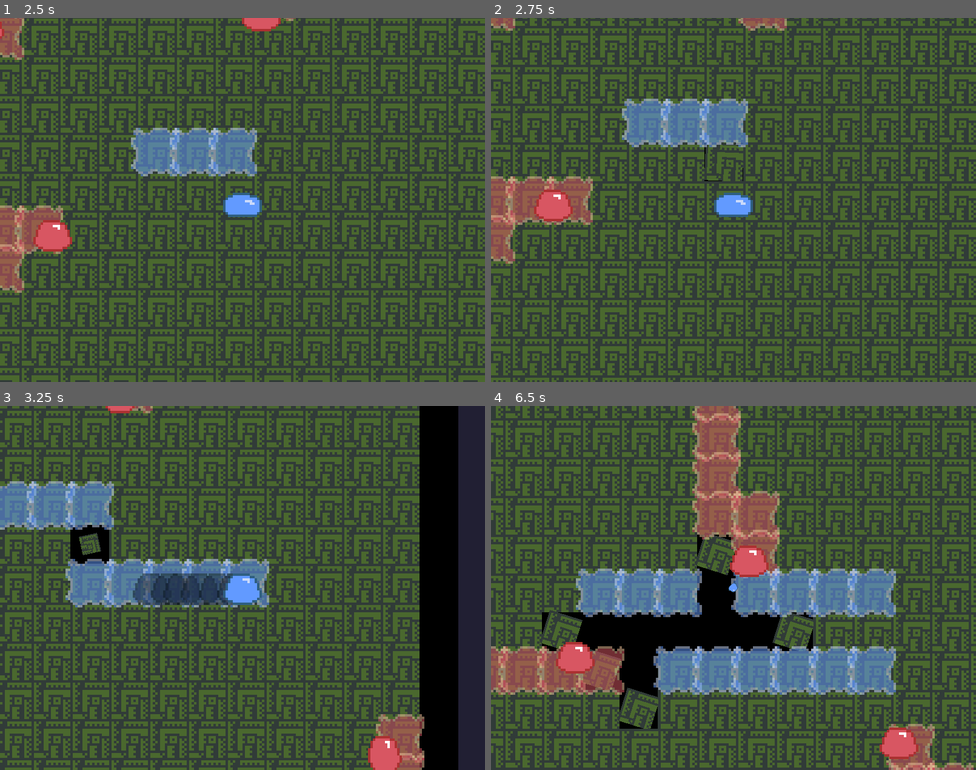
Above: before the commit, frames 1-4 (two rows, left to right).
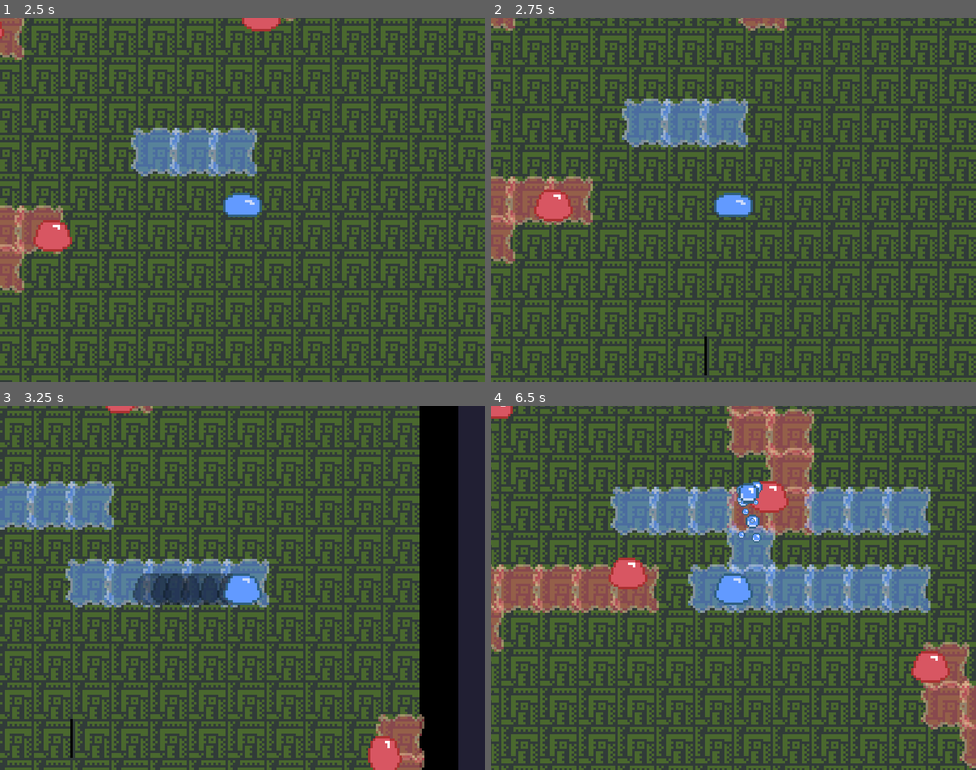
Above: after the commit, the same moments.

Repository: svntax/LD42-ROOS
Game: Godot game, scene res://Scenes/main_menu.tscn
The game is run twice, just before and just after one commit, with the same random seed, the same clock (stepped at 60 frames per second) and the same inputs.
Inputs (mouse positions are in pixels of both pictures, inside the frame that each line leads up to):
- Up to frame 1 (2.5 s): click "Start" at 0.5 s; move the mouse to (349, 181) at 1.27 s; hold Right (MOVE_RIGHT) 1.28-2.03 s; hold Shift (PLACE_SLIME) 1.28-2.03 s; tap R (MELT_TILE) at 1.35, 2.3 s; move the mouse to (145, 218) at 2.02 s; hold S (MOVE_DOWN) from 2.03 s (still down); tap Shift (PLACE_SLIME) at 2.1 s
- Up to frame 2 (2.75 s): keep holding S (MOVE_DOWN)
- Up to frame 3 (3.25 s): move the mouse to (291, 507) at 2.77 s; release S (MOVE_DOWN) at 2.78 s; hold Right (MOVE_RIGHT) from 2.78 s (still down); hold Shift (PLACE_SLIME) from 2.78 s (still down); tap Space (DASH) at 2.85 s
- Up to frame 4 (6.5 s): move the mouse to (709, 660) at 3.52 s; release Right (MOVE_RIGHT) at 3.53 s; release Shift (PLACE_SLIME) at 3.53 s; hold W (MOVE_UP) 3.53-4.28 s; tap R (MELT_TILE) at 3.6, 5.3 s; move the mouse to (879, 642) at 4.27 s; hold Shift (PLACE_SLIME) 4.28-5.03 s; hold A (MOVE_LEFT) 4.28-5.78 s; move the mouse to (588, 533) at 5.02 s; tap T (SHOOT_SLIME) at 5.1 s; move the mouse to (757, 588) at 5.77 s; hold S (MOVE_DOWN) from 5.78 s (still down); hold Shift (PLACE_SLIME) from 5.78 s (still down); click (757, 588) at 5.85 s

Frame 1 is identical in both runs. In frame 2, 0.5% of the frame differs, in the area x 44-52%, y 34-99%; in frame 3, 1.1%; in frame 4, 75%, in the area x 0-100%, y 0-100%.

Commit message:
Add tile falling system

Diff:
--- a/Scenes/arena.tscn
+++ b/Scenes/arena.tscn
@@ -114,3 +114,12 @@
 [node name="CollisionShape2D" type="CollisionShape2D" parent="StaticBody2D4" index="0"]
 
 shape = SubResource( 4 )
+
+[node name="DropTileTimer" type="Timer" parent="." index="5"]
+
+process_mode = 1
+wait_time = 10.0
+one_shot = false
+autostart = false
+
+[connection signal="timeout" from="DropTileTimer" to="." method="_on_DropTileTimer_timeout"]
--- a/Scenes/enemy.tscn
+++ b/Scenes/enemy.tscn
@@ -38,7 +38,7 @@
 "values": [ 0, 1, 2, 1 ]
 }
 
-[node name="EnemyRoot" type="Node2D"]
+[node name="EnemyRoot" type="Node2D" index="0"]
 
 z_index = 2
 _sections_unfolded = [ "Z Index" ]
--- a/Scenes/ground_tile.tscn
+++ b/Scenes/ground_tile.tscn
@@ -1,14 +1,15 @@
-[gd_scene load_steps=7 format=2]
+[gd_scene load_steps=9 format=2]
 
 [ext_resource path="res://Scripts/ground_tile_controls.gd" type="Script" id=1]
-[ext_resource path="res://Sprites/tile_ground01.png" type="Texture" id=2]
-[ext_resource path="res://Sprites/slime_trail01.png" type="Texture" id=3]
-[ext_resource path="res://Sprites/red_slime_trail01.png" type="Texture" id=4]
+[ext_resource path="res://Sprites/tile_wall03.png" type="Texture" id=2]
+[ext_resource path="res://Sprites/tile_ground01.png" type="Texture" id=3]
+[ext_resource path="res://Sprites/slime_trail01.png" type="Texture" id=4]
+[ext_resource path="res://Sprites/red_slime_trail01.png" type="Texture" id=5]
 
 [sub_resource type="SpriteFrames" id=1]
 
 animations = [ {
-"frames": [ ExtResource( 2 ) ],
+"frames": [ ExtResource( 3 ) ],
 "loop": true,
 "name": "default",
 "speed": 5.0
@@ -45,19 +46,42 @@
 "values": [ Vector2( 1, 1 ), Vector2( 0.8, 0.8 ), Vector2( 0.6, 0.6 ), Vector2( 0.4, 0.4 ), Vector2( 0.2, 0.2 ) ]
 }
 
-[node name="GroundTile" type="Node2D"]
+[sub_resource type="Animation" id=3]
+
+resource_name = "shakeAnim"
+length = 0.5
+loop = true
+step = 0.1
+tracks/0/type = "value"
+tracks/0/path = NodePath("AnimatedSprite:position")
+tracks/0/interp = 1
+tracks/0/loop_wrap = true
+tracks/0/imported = false
+tracks/0/enabled = true
+tracks/0/keys = {
+"times": PoolRealArray( 0, 0.1, 0.2, 0.3, 0.4 ),
+"transitions": PoolRealArray( 1, 1, 1, 1, 1 ),
+"update": 1,
+"values": [ Vector2( -1, 0 ), Vector2( 1, 0 ), Vector2( 0, -1 ), Vector2( 0, 1 ), Vector2( 0, 0 ) ]
+}
+
+[node name="GroundTile" type="Node2D" index="0"]
 
 position = Vector2( 0.214645, -0.214638 )
 script = ExtResource( 1 )
 _sections_unfolded = [ "Transform" ]
 
-[node name="AnimatedSprite" type="AnimatedSprite" parent="." index="0"]
+[node name="Sprite" type="Sprite" parent="." index="0"]
+
+texture = ExtResource( 2 )
+
+[node name="AnimatedSprite" type="AnimatedSprite" parent="." index="1"]
 
 frames = SubResource( 1 )
 animation = "default"
 _sections_unfolded = [ "Transform" ]
 
-[node name="AnimationPlayer" type="AnimationPlayer" parent="." index="1"]
+[node name="AnimationPlayer" type="AnimationPlayer" parent="." index="2"]
 
 root_node = NodePath("..")
 autoplay = ""
@@ -65,32 +89,33 @@
 playback_default_blend_time = 0.0
 playback_speed = 1.0
 anims/destroyAnim = SubResource( 2 )
+anims/shakeAnim = SubResource( 3 )
 blend_times = [  ]
 
-[node name="PlayerSlime" type="Sprite" parent="." index="2"]
-
-visible = false
-modulate = Color( 1, 1, 1, 0.517647 )
-z_index = 1
-texture = ExtResource( 3 )
-_sections_unfolded = [ "Visibility", "Z Index" ]
-
-[node name="RedSlime" type="Sprite" parent="." index="3"]
+[node name="PlayerSlime" type="Sprite" parent="." index="3"]
 
 visible = false
 modulate = Color( 1, 1, 1, 0.517647 )
 z_index = 1
 texture = ExtResource( 4 )
+_sections_unfolded = [ "Visibility", "Z Index" ]
+
+[node name="RedSlime" type="Sprite" parent="." index="4"]
+
+visible = false
+modulate = Color( 1, 1, 1, 0.517647 )
+z_index = 1
+texture = ExtResource( 5 )
 _sections_unfolded = [ "Visibility" ]
 
-[node name="MeltTimer" type="Timer" parent="." index="4"]
+[node name="MeltTimer" type="Timer" parent="." index="5"]
 
 process_mode = 1
 wait_time = 1.0
 one_shot = true
 autostart = false
 
-[node name="SlimeLineTimer" type="Timer" parent="." index="5"]
+[node name="SlimeLineTimer" type="Timer" parent="." index="6"]
 
 process_mode = 1
 wait_time = 0.05
--- a/Scenes/player.tscn
+++ b/Scenes/player.tscn
@@ -128,7 +128,7 @@
 "values": [ 0, 1, 2, 1 ]
 }
 
-[node name="PlayerRoot" type="Node2D" index="0" groups=[
+[node name="PlayerRoot" type="Node2D" groups=[
 "players",
 ]]
 
--- a/Scripts/arena.gd
+++ b/Scripts/arena.gd
@@ -7,9 +7,11 @@
 var tileObjectGrid
 var gridWidth
 var gridHeight
+var nextTilePos
 
 func _ready():
     tileMap = find_node("TileMap")
+    nextTilePos = null
     grid = []
     gridWidth = tileMap.get_used_rect().size.x
     gridHeight = tileMap.get_used_rect().size.y
@@ -36,10 +38,11 @@
                 add_child(tempTile)
                 tileObjectGrid[x][y] = tempTile
             #tileObjectGrid[x][y] = null
-
+    getNextTileToDrop()
+    find_node("DropTileTimer").start()
 
 func checkValidSlimeType(type):
-    return type == Globals.PLAYER_SLIME or type == Globals.RED_SLIME
+    return type == Globals.EMPTY_CELL or type == Globals.PLAYER_SLIME or type == Globals.RED_SLIME
 
 func placeSlimeAt(pos, type):
     if(not checkValidSlimeType(type)):
@@ -63,6 +66,8 @@
             tileObject.showPlayerSlime()
         elif(type == Globals.RED_SLIME):
             tileObject.showRedSlime()
+        elif(type == Globals.EMPTY_CELL):
+            tileObject.hideSlime()
     else:
         var tempTile = groundTile.instance()
         tempTile.translate(pos + Vector2(16, 16))
@@ -106,3 +111,24 @@
     add_child(tileObject)
     tileObjectGrid[cellPos.x][cellPos.y] = tileObject
     return tileObject
+
+func getNextTileToDrop():
+    var tilePositions = []
+    for x in range(gridWidth):
+        for y in range(gridHeight):
+            if(grid[x][y] == Globals.EMPTY_CELL):
+                tilePositions.append(Vector2(x, y))
+    if(tilePositions.size() > 0):
+        var posIndex = randi() % tilePositions.size()
+        nextTilePos = tilePositions[posIndex]
+        var tileObj = tileObjectGrid[nextTilePos.x][nextTilePos.y]
+        tileObj.find_node("AnimationPlayer").play("shakeAnim")
+    else:
+        print("No more empty cells")
+
+func _on_DropTileTimer_timeout():
+    #placeSlimeAt(Vector2(4, 4) * Globals.TILE_SIZE, Globals.EMPTY_CELL)
+    placeSlimeAt(nextTilePos * Globals.TILE_SIZE, Globals.EMPTY_CELL)
+    meltPlayerTiles(nextTilePos, 0.4)
+    getNextTileToDrop()
+    #find_node("DropTileTimer").start()
--- a/Scripts/enemy_controls.gd
+++ b/Scripts/enemy_controls.gd
@@ -37,4 +37,4 @@
         movingSprite.set_frame(0)
 
 func killSlime():
-    self.queue_free()
+    get_parent().queue_free()
--- a/Scripts/ground_tile_controls.gd
+++ b/Scripts/ground_tile_controls.gd
@@ -28,12 +28,17 @@
     get_node("PlayerSlime").hide()
     get_node("RedSlime").show()
 
+func hideSlime():
+    get_node("PlayerSlime").hide()
+    get_node("RedSlime").hide()
+
 func _on_MeltTimer_timeout():
     find_node("AnimationPlayer").play("destroyAnim")
     arena.meltTileAt(bfsSource)
 
 func startMelting(delay, sourceCellPos):
     melting = true
+    find_node("AnimationPlayer").play("shakeAnim", -1, 2)
     initialDelay = delay
     find_node("MeltTimer").set_wait_time(delay)
     find_node("MeltTimer").start()
--- a/Scripts/player_controls.gd
+++ b/Scripts/player_controls.gd
@@ -45,11 +45,11 @@
             var cx = floor(self.global_position.x / Globals.TILE_SIZE) * Globals.TILE_SIZE
             var cy = floor(self.global_position.y / Globals.TILE_SIZE) * Globals.TILE_SIZE
             arena.placeSlimeAt(Vector2(cx, cy), Globals.PLAYER_SLIME)
-    if(not falling and Input.is_action_just_pressed("MELT_TILE")): #TODO disable
+    """if(not falling and Input.is_action_just_pressed("MELT_TILE")):
         if(arena != null):
             var cellX = floor(self.global_position.x / Globals.TILE_SIZE)
             var cellY = floor(self.global_position.y / Globals.TILE_SIZE)
-            arena.meltPlayerTiles(Vector2(cellX, cellY), meltSpeed)
+            arena.meltPlayerTiles(Vector2(cellX, cellY), meltSpeed)"""
     if(not falling and Input.is_action_just_pressed("SHOOT_SLIME")): #TODO disable
         if(arena != null):
             var cellX = floor(self.global_position.x / Globals.TILE_SIZE)
